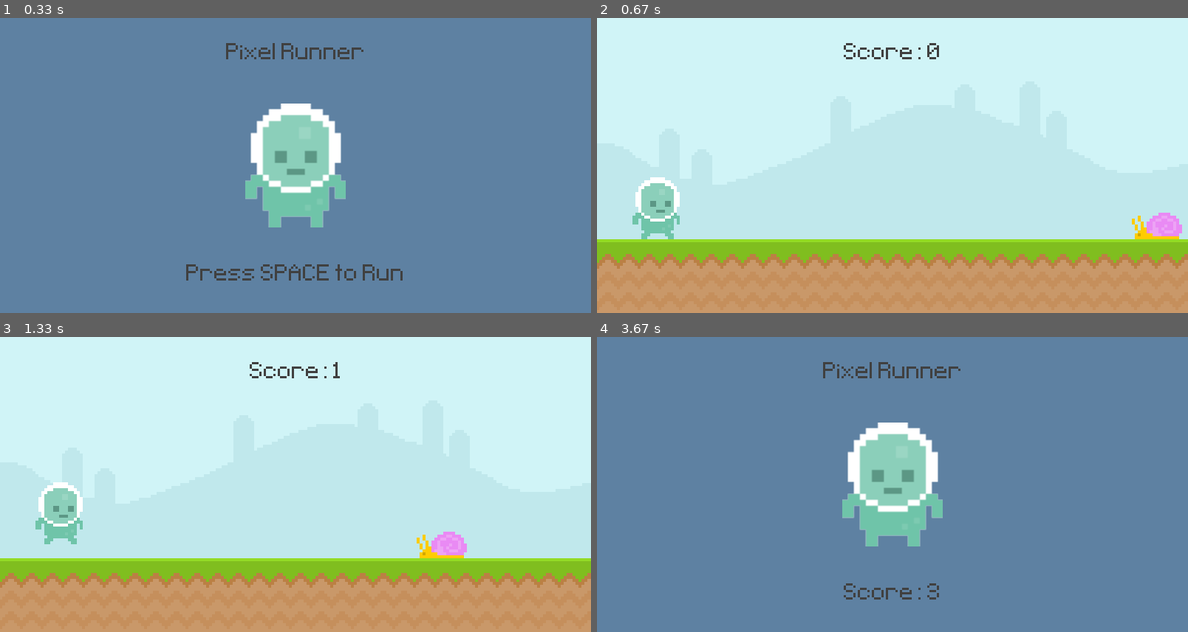
Above: before the commit, frames 1-4 (two rows, left to right).
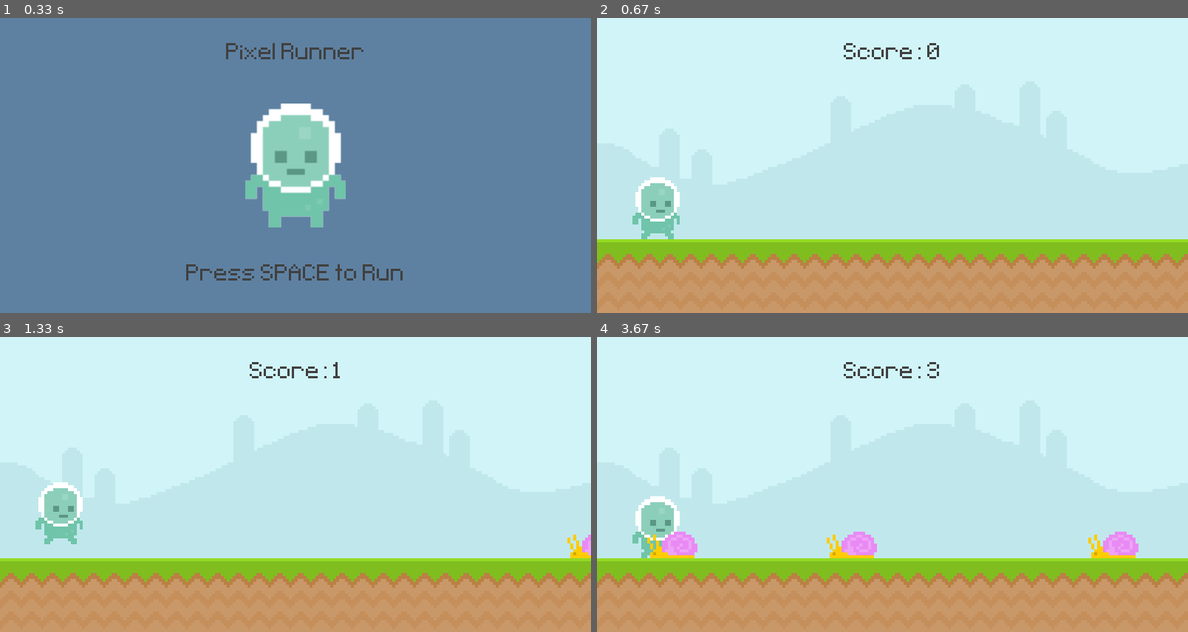
Above: after the commit, the same moments.

Repository: atrox3d/ultimate-introduction-to-pygame
Game: pygame game, started from main.py
Two runs of this game, one before a commit and one after it. Both use one fixed random seed, a clock stepped at 60 frames per second and the inputs below.
Inputs (mouse positions are in pixels of both pictures, inside the frame that each line leads up to):
- Up to frame 1 (0.33 s): no input
- Up to frame 2 (0.67 s): tap Space at 0.33 s
- Up to frame 3 (1.33 s): press the mouse at (59, 525) at 0.7 s; move the mouse to (236, 484) at 0.8 s; release the mouse at (419, 446) at 0.93 s; tap Space at 1 s
- Up to frame 4 (3.67 s): press the mouse at (656, 525) at 1.37 s; move the mouse to (744, 528) at 1.47 s; release the mouse at (833, 531) at 1.6 s; tap Space at 2.17, 2.57, 2.87, 3.4 s

Frame 1 is identical in both runs. In frame 2, 0.6% of the frame differs, in the area x 90-99%, y 66-75%; in frame 3, 0.8%; in frame 4, 100%, in the area x 0-100%, y 0-100%.

Commit message:
add multiple snails

Diff:
--- a/main.py
+++ b/main.py
@@ -1,9 +1,14 @@
 import pygame
 # https://stackoverflow.com/questions/19747371/python-exit-commands-why-so-many-and-when-should-each-be-used
 from sys import exit
+from random import randint
 
 
 def display_score():
+    """
+    calculate and display game score
+    :return:
+    """
     current_time = int(pygame.time.get_ticks() / 1000) - start_time
 
     score = font.render(
@@ -21,82 +26,110 @@
     return current_time
 
 
+def obstacle_movement(obstacle_list):
+    """
+    update every obstacle and remove it if off-screen
+
+    list is passed by reference, so it is updated between calls
+
+    :param obstacle_list:
+    :return:
+    """
+    for obstacle_rect in obstacle_list:
+        obstacle_rect.x -= 5
+        if obstacle_rect.right < 0:
+            obstacle_list.remove(obstacle_rect)
+        screen.blit(snail, obstacle_rect)
+    # print(f'{len(obstacle_list) = }')
+
+
 pygame.init()                                               # initialize engine
 
 width = 800
 height = 400
-screen = pygame.display.set_mode((width, height))           # create display surface
+screen = pygame.display.set_mode((width, height))                   # create display surface
 game_title = 'Pixel Runner'
-pygame.display.set_caption(game_title)                      # set window title
+pygame.display.set_caption(game_title)                              # set window title
 
 game_active = False
 start_time = 0
 score = 0
 
-clock = pygame.time.Clock()                                 # instantiate clock object
+clock = pygame.time.Clock()                                         # instantiate clock object
 
-rectangle_surface = pygame.Surface((100, 200))              # create rectangle 100*200 (w, h)
-rectangle_surface.fill('red')                               # fill rectangle with red
+rectangle_surface = pygame.Surface((100, 200))                      # create rectangle 100*200 (w, h)
+rectangle_surface.fill('red')                                       # fill rectangle with red
 #
 font = pygame.font.Font(
-                        # None,                               # None = default font
-                        'font/Pixeltype.ttf',               # load font
-                        50                                  # font size
+                        # None,                                       # None = default font
+                        'font/Pixeltype.ttf',                       # load font
+                        50                                          # font size
 )
 #
 sky_img = 'graphics/Sky.png'
-sky_bg = pygame.image.load(sky_img).convert()               # load sky background and convert it
+sky_bg = pygame.image.load(sky_img).convert()                       # load sky background and convert it
 #
 ground_img = 'graphics/ground.png'
-ground_bg = pygame.image.load(ground_img).convert()         # load terrain background and convert it
+ground_bg = pygame.image.load(ground_img).convert()                 # load terrain background and convert it
 #
 snail_img = 'graphics/snail/snail1.png'
-snail = pygame.image.load(snail_img).convert_alpha()        # load snail and converting respecting alpha channel
+snail = pygame.image.load(snail_img).convert_alpha()                # load snail and converting respecting alpha channel
 snail_rect = snail.get_rect(bottomright=(600, 300))
+
+
+obstacle_rect_list = []
 #
 player_img = 'graphics/Player/player_walk_1.png'
-player = pygame.image.load(player_img).convert_alpha()      # load player and convert respecting alpha channel
+player = pygame.image.load(player_img).convert_alpha()              # load player and convert respecting alpha channel
 # player_rect = pygame.rect(left, top, width, height)
 player_rect = player.get_rect(midbottom=(80, 300))
 player_gravity = 0
 #
 player_stand = pygame.image.load('graphics/Player/player_stand.png')
-player_stand = pygame.transform.rotozoom(player_stand, 0, 2)    # scale by 2 at angle 0
-player_stand_rect = player_stand.get_rect(center=(400, 200))    # get centered rect
+player_stand = pygame.transform.rotozoom(player_stand, 0, 2)        # scale by 2 at angle 0
+player_stand_rect = player_stand.get_rect(center=(400, 200))        # get centered rect
 #
 title = font.render(game_title, False, (64, 64, 64))
-title_rect = title.get_rect(center=(400, 50))  # get centered rect from text
+title_rect = title.get_rect(center=(400, 50))                       # get centered rect from text
 #
 game_message = font.render('Press SPACE to Run', False, (64, 64, 64))
 game_message_rect = game_message.get_rect(center=(400, 350))
 #
+obstacle_timer = pygame.USEREVENT + 1                               # get next user event available
+pygame.time.set_timer(obstacle_timer, 900)                          # set user event every 900 ms
+#
 
-while True:                                                 # main loop
-    for event in pygame.event.get():                        # loop through events
-        if event.type == pygame.QUIT:                       # quit by closing window
+while True:                                                         # main loop
+    for event in pygame.event.get():                                # loop through events
+        if event.type == pygame.QUIT:                               # quit by closing window
             pygame.quit()
-            exit()                                          # prevent further updates
-        if event.type == pygame.KEYDOWN:  # check if key is pressed
-            if event.key == pygame.K_q:  # if pressed check if q
+            exit()                                                  # prevent further updates
+        if event.type == pygame.KEYDOWN:                            # check if key is pressed
+            if event.key == pygame.K_q:                             # if pressed check if q
                 pygame.quit()
                 exit()
 
         if game_active:
-            if event.type == pygame.KEYDOWN:                  # check if key is pressed
-                if event.key == pygame.K_SPACE:                 # if pressed check if space
+            if event.type == pygame.KEYDOWN:                        # check if key is pressed
+                if event.key == pygame.K_SPACE:                     # if pressed check if space
                     if player_rect.bottom >= 300:
                         print('jump')
                         player_gravity = -20                        # jump
-                elif event.key == pygame.K_q:                   # if pressed check if q
+                elif event.key == pygame.K_q:                       # if pressed check if q
                     pygame.quit()
                     exit()
-            elif event.type == pygame.KEYUP:                    # check if key is released
+            elif event.type == pygame.KEYUP:                        # check if key is released
                 print('key up')
-            elif event.type == pygame.MOUSEBUTTONDOWN:         # check if mouse button is pressed
+            elif event.type == pygame.MOUSEBUTTONDOWN:              # check if mouse button is pressed
                 if player_rect.collidepoint(event.pos):        # check if mouse collides with player rect
                     if player_rect.bottom == 300:
                         print('jump')
                         player_gravity = -20                   # jump
+            elif event.type == obstacle_timer:
+                print('test timer')
+                # print(f'UPDATE | {len(obstacle_rect_list) = }')
+                obstacle_rect_list.append(snail.get_rect(bottomright=(randint(900, 1100), 300)))
+                # print(f'APPEND | {len(obstacle_rect_list) = }')
         else:
             if event.type == pygame.KEYDOWN:  # check if key is pressed
                 if event.key == pygame.K_SPACE:  # if pressed check if space
@@ -109,30 +142,31 @@
 
         # when drawing surfaces order is relevant
         # latest are topmost, this rectangle is hidden!
-        screen.blit(rectangle_surface, (200, 100))              # draw rectangle on screen
+        screen.blit(rectangle_surface, (200, 100))                  # draw rectangle on screen
         #
-        screen.blit(sky_bg, (0, 0))                             # draw sky
-        screen.blit(ground_bg, (0, 300))                        # draw terrain
+        screen.blit(sky_bg, (0, 0))                                 # draw sky
+        screen.blit(ground_bg, (0, 300))                            # draw terrain
         #
         score = display_score()
         #
-        screen.blit(snail, snail_rect)                          # draw snail using rect
-        if snail_rect.right <= 0:                               # update snail position
-            snail_rect.left = 800
-        else:
-            snail_rect.left -= 4
+        # if snail_rect.right <= 0:                                 # update snail position
+        #     snail_rect.left = 800
+        # else:
+        #     snail_rect.left -= 4
+        # screen.blit(snail, snail_rect)                            # draw snail using rect
         #
         if player_gravity < 200: player_gravity += 1
         player_rect.bottom += player_gravity
         if player_rect.bottom >= 300: player_rect.bottom = 300
-        screen.blit(player, player_rect)                        # draw player using rect
-        print(f'{player_gravity = }')
+        screen.blit(player, player_rect)                            # draw player using rect
+        #
+        obstacle_movement(obstacle_rect_list)
         #
         if snail_rect.colliderect(player_rect):
             game_active = False
 
-        # keys = pygame.key.get_pressed()                        # get state of ALL keys
-        # if keys[pygame.K_SPACE]:                               # check if space is True
+        # keys = pygame.key.get_pressed()                           # get state of ALL keys
+        # if keys[pygame.K_SPACE]:                                  # check if space is True
         #     print('jump')
 
         # pygame.draw.line(screen, 'black', (0, 0), (screen.get_width(), screen.get_height()))
@@ -146,9 +180,9 @@
         # update everything
     else:
         screen.fill((94, 129, 162))
-        screen.blit(player_stand, player_stand_rect)        # draw character and center it
+        screen.blit(player_stand, player_stand_rect)                # draw character and center it
 
-        screen.blit(title, title_rect)                      # draw score
+        screen.blit(title, title_rect)                              # draw score
 
         if score:
             score_message = font.render(f'Score: {score}', False, (64, 64, 64))
@@ -157,5 +191,5 @@
         else:
             screen.blit(game_message, game_message_rect)        # draw message
 
-    pygame.display.update()                                 # update display surface
-    clock.tick(60)                                          # set framerate: 60fps/one loop every 1.666 milliseconds
+    pygame.display.update()                                     # update display surface
+    clock.tick(60)                                              # set framerate: 60fps/one loop every 1.666 milliseconds
